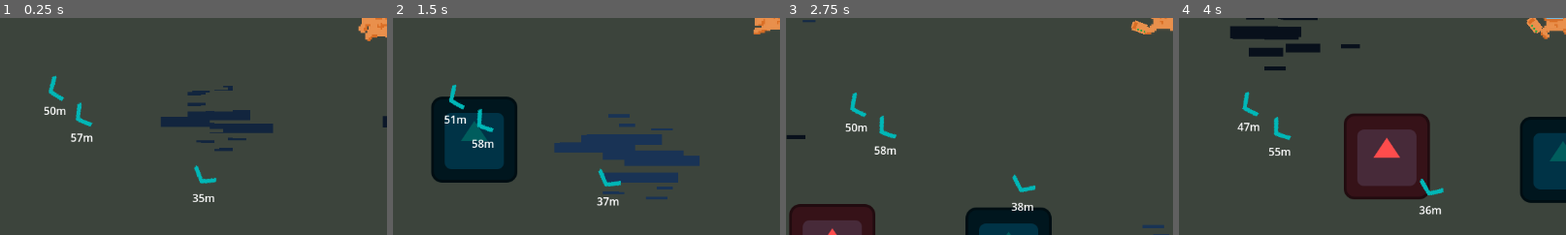
Above: before the commit, frames 1-4 (left to right).
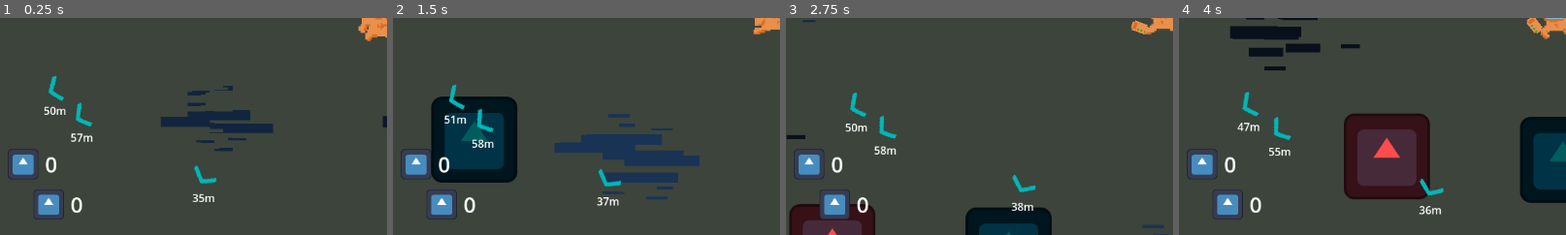
Above: after the commit, the same moments.

Repository: DeepRestGames/pirate-software-game-jam-17
Game: Godot game, scene res://Scenes/LittleMainGameScene.tscn
Two runs of this game, one before a commit and one after it. Both use one fixed random seed, a clock stepped at 60 frames per second and the inputs below. The engine's default icon, where the game draws it, is replaced by a stand-in: a white triangle on a blue panel in a dark square.
Inputs (mouse positions are % of the whole screen's width and height, from its top left):
- Up to frame 1 (0.25 s): no input
- Up to frame 2 (1.5 s): move the mouse to (45, 70) at 0.52 s; hold Q (drink_potion, bound only after the commit) 0.53-1.28 s; hold W (move_up) from 0.53 s (still down); tap P (drink_potion, bound only before the commit) at 0.8, 1.35 s; move the mouse to (80, 65) at 1.27 s
- Up to frame 3 (2.75 s): tap Q (drink_potion, bound only after the commit) at 1.55 s; move the mouse to (20, 35) at 2.02 s; release W (move_up) at 2.03 s; hold A (move_left) from 2.03 s (still down); hold Q (drink_potion, bound only after the commit) from 2.03 s (still down); tap P (drink_potion, bound only before the commit) at 2.3 s
- Up to frame 4 (4 s): move the mouse to (55, 50) at 2.77 s; release Q (drink_potion, bound only after the commit) at 2.78 s; tap P (drink_potion, bound only before the commit) at 2.85, 3.8 s; tap Q (drink_potion, bound only after the commit) at 3.05 s; move the mouse to (35, 25) at 3.52 s; release A (move_left) at 3.53 s; press the mouse at (35, 25) at 3.53 s; hold S (move_down) from 3.53 s (still down)
The pictures show only the part of the screen within x 1-51%, y 50-100%; the shares and areas given below are measured in that part.

The runs differ from the first frame. In frame 1, 1.4% of the frame differs, in the area x 2-22%, y 60-93%; in frame 2, 1.4%; in frame 3, 1.6%; in frame 4, 1.4%.

Commit message:
Potions and bombs counter

Diff:
--- a/if_onlyone_savemission/Scenes/UI/HUD.tscn
+++ b/if_onlyone_savemission/Scenes/UI/HUD.tscn
@@ -8,6 +8,8 @@
 [ext_resource type="Script" uid="uid://dmqrx6bkvm48c" path="res://Scripts/UI/ArrowHintsManager.gd" id="5_d2sja"]
 [ext_resource type="Script" uid="uid://ck6vs1q2qt8yj" path="res://Scripts/UI/ArrowHintShip.gd" id="5_lelo4"]
 [ext_resource type="Texture2D" uid="uid://diyaie56mgt0a" path="res://Assets/UITextures/ArrowC.png" id="5_ykvyr"]
+[ext_resource type="Script" uid="uid://dac0rqgt8qakd" path="res://Scripts/UI/PotionsCounter.gd" id="9_i4i0y"]
+[ext_resource type="Script" uid="uid://dkten4p1hdo57" path="res://Scripts/UI/BombsCounter.gd" id="10_yenib"]
 
 [node name="HUD" type="Control"]
 custom_minimum_size = Vector2(1152, 648)
@@ -183,3 +185,63 @@
 text = "10m"
 horizontal_alignment = 1
 vertical_alignment = 1
+
+[node name="PotionsCounter" type="Control" parent="."]
+layout_mode = 1
+anchors_preset = 2
+anchor_top = 1.0
+anchor_bottom = 1.0
+offset_left = 22.0
+offset_top = -128.0
+offset_right = 22.0
+offset_bottom = -128.0
+grow_vertical = 0
+script = ExtResource("9_i4i0y")
+
+[node name="HBoxContainer" type="HBoxContainer" parent="PotionsCounter"]
+layout_mode = 0
+offset_right = 40.0
+offset_bottom = 40.0
+theme_override_constants/separation = 10
+
+[node name="PotionlIcon" type="TextureRect" parent="PotionsCounter/HBoxContainer"]
+layout_mode = 2
+texture = ExtResource("2_qc5w2")
+expand_mode = 2
+
+[node name="CurrentAmount" type="Label" parent="PotionsCounter/HBoxContainer"]
+layout_direction = 3
+layout_mode = 2
+theme_override_font_sizes/font_size = 32
+text = "0"
+horizontal_alignment = 2
+
+[node name="BombsCounter" type="Control" parent="."]
+layout_mode = 1
+anchors_preset = 2
+anchor_top = 1.0
+anchor_bottom = 1.0
+offset_left = 60.0
+offset_top = -68.0
+offset_right = 60.0
+offset_bottom = -68.0
+grow_vertical = 0
+script = ExtResource("10_yenib")
+
+[node name="HBoxContainer" type="HBoxContainer" parent="BombsCounter"]
+layout_mode = 0
+offset_right = 40.0
+offset_bottom = 40.0
+theme_override_constants/separation = 10
+
+[node name="BomblIcon" type="TextureRect" parent="BombsCounter/HBoxContainer"]
+layout_mode = 2
+texture = ExtResource("2_qc5w2")
+expand_mode = 2
+
+[node name="CurrentAmount" type="Label" parent="BombsCounter/HBoxContainer"]
+layout_direction = 3
+layout_mode = 2
+theme_override_font_sizes/font_size = 32
+text = "0"
+horizontal_alignment = 2
--- a/if_onlyone_savemission/Scripts/GameManagement/EventBus.gd
+++ b/if_onlyone_savemission/Scripts/GameManagement/EventBus.gd
@@ -41,6 +41,12 @@
 signal update_current_powerup_chips_count(value)
 
 @warning_ignore("unused_signal")
+signal update_current_potions_count(value)
+
+@warning_ignore("unused_signal")
+signal update_current_bombs_count(value)
+
+@warning_ignore("unused_signal")
 signal update_current_hp_HUD(value)
 
 @warning_ignore("unused_signal")
@@ -62,6 +68,18 @@
 
 @warning_ignore("unused_signal")
 signal remove_powerup_chip(value)
+
+@warning_ignore("unused_signal")
+signal add_potion(value)
+
+@warning_ignore("unused_signal")
+signal remove_potion(value)
+
+@warning_ignore("unused_signal")
+signal add_bomb(value)
+
+@warning_ignore("unused_signal")
+signal remove_bomb(value)
 
 
 # Particles
--- a/if_onlyone_savemission/Scripts/Player/Player.gd
+++ b/if_onlyone_savemission/Scripts/Player/Player.gd
@@ -29,6 +29,8 @@
 # Consumables
 var fabricator_material_quantity: int = 0
 var powerup_chips_quantity: int = 0
+var potions_quantity: int = 0
+var bombs_quantity: int = 0
 
 
 func _ready() -> void:
@@ -42,6 +44,12 @@
 	EventBus.connect("add_powerup_chip", add_powerup_chip)
 	EventBus.connect("remove_powerup_chip", remove_powerup_chip)
 
+	EventBus.connect("add_potion", add_potion)
+	EventBus.connect("remove_potion", remove_potion)
+
+	EventBus.connect("add_bomb", add_bomb)
+	EventBus.connect("remove_bomb", remove_bomb)
+
 	EventBus.emit_signal("update_current_hp_HUD", currentHP)
 
 
@@ -51,7 +59,7 @@
 			shoot()
 
 	if event.is_action_pressed("drink_potion"):
-		full_hp()
+		heal_hp()
 
 
 func get_movement_input() -> void:
@@ -142,6 +150,34 @@
 	EventBus.emit_signal("update_current_powerup_chips_count", powerup_chips_quantity)
 
 
+func add_potion(value) -> void:
+	potions_quantity += value
+	EventBus.emit_signal("update_current_potions_count", potions_quantity)
+
+
+func remove_potion(value) -> void:
+	if value > potions_quantity:
+		printerr("Not enough potions!")
+		return
+
+	potions_quantity -= value
+	EventBus.emit_signal("update_current_potions_count", potions_quantity)
+
+
+func add_bomb(value) -> void:
+	bombs_quantity += value
+	EventBus.emit_signal("update_current_bombs_count", bombs_quantity)
+
+
+func remove_bomb(value) -> void:
+	if value > bombs_quantity:
+		printerr("Not enough bombs!")
+		return
+
+	bombs_quantity -= value
+	EventBus.emit_signal("update_current_bombs_count", bombs_quantity)
+
+
 func add_hp(value) -> void:
 	currentHP += value
 	EventBus.emit_signal("update_current_hp_HUD", currentHP)
@@ -157,9 +193,14 @@
 		call_deferred("set_process_mode", Node.PROCESS_MODE_DISABLED)
 
 
-func full_hp() -> void:
-	currentHP = maxHP
-	EventBus.emit_signal("update_current_hp_HUD", currentHP)
+func heal_hp() -> void:
+	if currentHP == maxHP or potions_quantity == 0:
+		return
+
+	currentHP += 1
+	potions_quantity -= 1
+	EventBus.emit_signal("update_current_hp_HUD", currentHP)
+	EventBus.emit_signal("update_current_potions_count", potions_quantity)
 
 
 func _on_hitbox_body_entered(body: Node2D) -> void:
--- /dev/null
+++ b/if_onlyone_savemission/Scripts/UI/BombsCounter.gd
@@ -0,0 +1,12 @@
+extends Control
+
+
+@onready var currentBombsAmount = $HBoxContainer/CurrentAmount
+
+
+func _ready() -> void:
+	EventBus.connect("update_current_bombs_count", update_current_bombs_count)
+
+
+func update_current_bombs_count(value) -> void:
+	currentBombsAmount.text = str(value)
--- /dev/null
+++ b/if_onlyone_savemission/Scripts/UI/PotionsCounter.gd
@@ -0,0 +1,12 @@
+extends Control
+
+
+@onready var currentPotionsAmount = $HBoxContainer/CurrentAmount
+
+
+func _ready() -> void:
+	EventBus.connect("update_current_potions_count", update_current_potions_count)
+
+
+func update_current_potions_count(value) -> void:
+	currentPotionsAmount.text = str(value)
--- a/if_onlyone_savemission/project.godot
+++ b/if_onlyone_savemission/project.godot
@@ -54,7 +54,17 @@
 }
 drink_potion={
 "deadzone": 0.2,
-"events": [Object(InputEventKey,"resource_local_to_scene":fa …(141 unchanged characters)… ":false,"keycode":0,"physical_keycode":80,"key_label":0,"unicode":112,"location":0,"echo":false,"script":null)
+"events": [Object(InputEventKey,"resource_local_to_scene":fa …(141 unchanged characters)… ":false,"keycode":0,"physical_keycode":81,"key_label":0,"unicode":113,"location":0,"echo":false,"script":null)
+]
+}
+place_bomb={
+"deadzone": 0.2,
+"events": [Object(InputEventKey,"resource_local_to_scene":false,"resource_name":"","device":-1,"window_id":0,"alt_pressed":false,"shift_pressed":false,"ctrl_pressed":false,"meta_pressed":false,"pressed":false,"keycode":0,"physical_keycode":70,"key_label":0,"unicode":102,"location":0,"echo":false,"script":null)
+]
+}
+interact={
+"deadzone": 0.2,
+"events": [Object(InputEventKey,"resource_local_to_scene":false,"resource_name":"","device":-1,"window_id":0,"alt_pressed":false,"shift_pressed":false,"ctrl_pressed":false,"meta_pressed":false,"pressed":false,"keycode":0,"physical_keycode":69,"key_label":0,"unicode":101,"location":0,"echo":false,"script":null)
 ]
 }
 
Not shown: 1 places in if_onlyone_savemission/Scenes/UI/HUD.tscn that only renumber resources
Not shown, added: if_onlyone_savemission/Scripts/UI/BombsCounter.gd.uid
Not shown, added: if_onlyone_savemission/Scripts/UI/PotionsCounter.gd.uid
